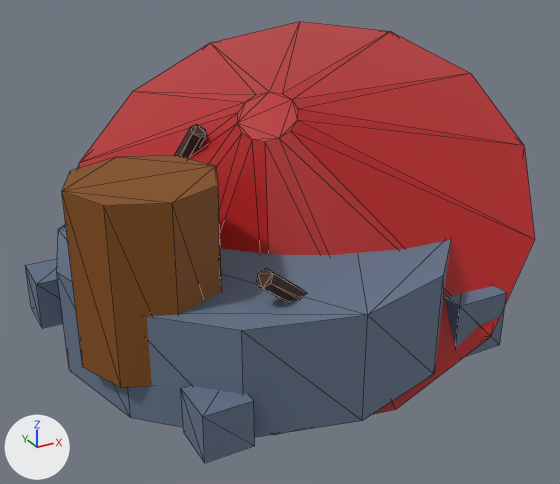
Renders of the glTF model modelos/entorno/casa_pino_ruina.glb from each side of a commit.
Rendered twice from a 50 mm lens placed at (-2.21, -4.38, 2.77), pointed at (0.32, 0.23, 0.46). Every picture has the same lights, and +X, +Y and +Z are marked at lower left. The older version comes first. Mesh edges are drawn as thin lines. Where no turn or scale is listed for an object, it has been applied to the vertices. Vertices at exactly the same position are counted once.
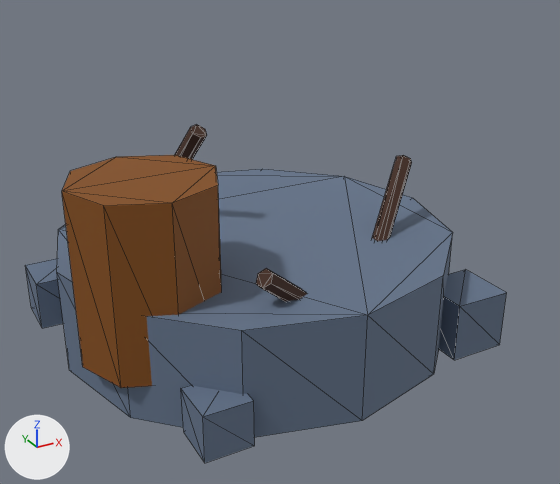
Where the change shows, as pixel boxes [x1, y1, x2, y2] in the pictures (560 x 484 px):
'Cone', deleted (red): before [78, 22, 535, 435]
'Cylinder.004', moved, turned: before [256, 268, 307, 301]; after [372, 155, 412, 241]
'Cylinder.002', recoloured, reshaped (not visible afterwards): before [175, 125, 207, 159]

The change, as a list of edits to the scene's bpy script:
```text
Change mat_mat_pino_seta:
    mat_mat_pino_seta.base_color: (0.485, 0.0116, 0.0116) -> (0.107, 0.0194, 0.0194)  # red #b91c1c -> dark red #5c2626
Change me_cylinder_002:
    used by ob_cylinder_002; location = (-0.4, 0.6, 0.9); rotation_euler = (0.611, 0.262, 0.0), in degrees (35, 15, 0)
    remove me_cylinder_002.from_pydata(...)  # 12 vertices, 20 faces; spans x -0.052..0.052, y -0.06..0.06, z -0.6..0.6
    remove me_cylinder_002.materials.append(mat_mat_arbol_corteza)  # brown #452b1f
    add me_cylinder_002.from_pydata(...)  # 16 vertices, 28 faces; spans x -0.55..0.55, y -0.55..0.55, z -0.06..0.06
    me_cylinder_002 part 1: the whole mesh is rebuilt
    add me_cylinder_002.materials.append(mat_mat_pino_seta)  # dark red #5c2626
Remove ob_cone:
    ob_cone = bpy.data.objects.new('Cone', me_cone)
    ob_cone.location = (0.3, 0.2, 1.1)
Change ob_cylinder_004:
    ob_cylinder_004.location: (0.0, -0.9, 0.5) -> (0.7, -0.5, 0.7)
    ob_cylinder_004.rotation_euler: (0.175, -0.873, 0.0) -> (-0.436, 0.698, 0.0)  # degrees (10, -50, 0) -> degrees (-25, 40, 0)
```
